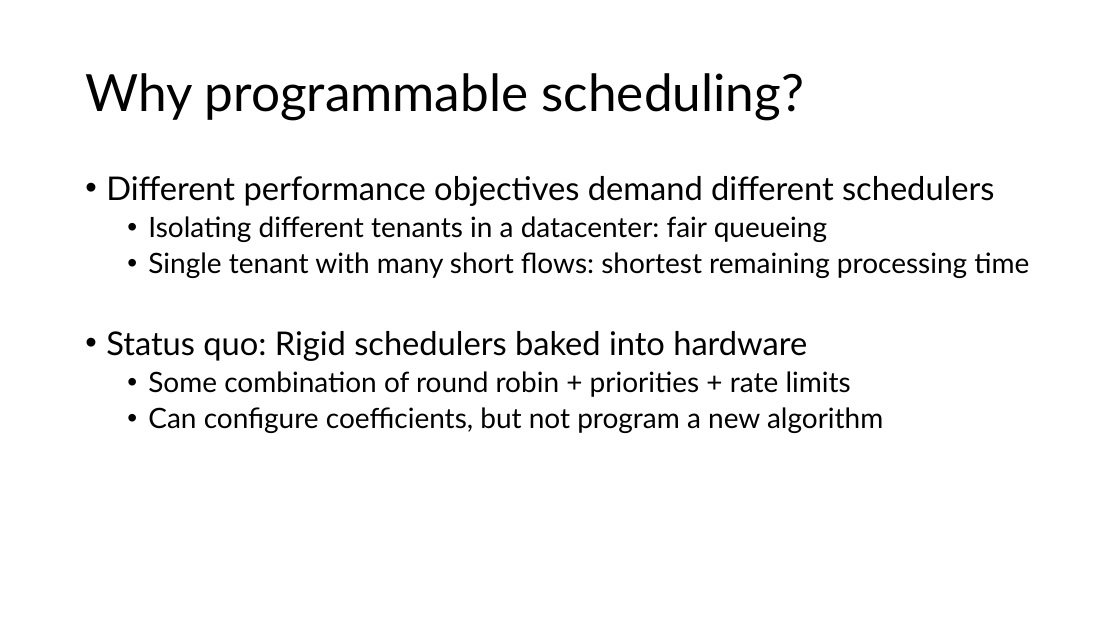
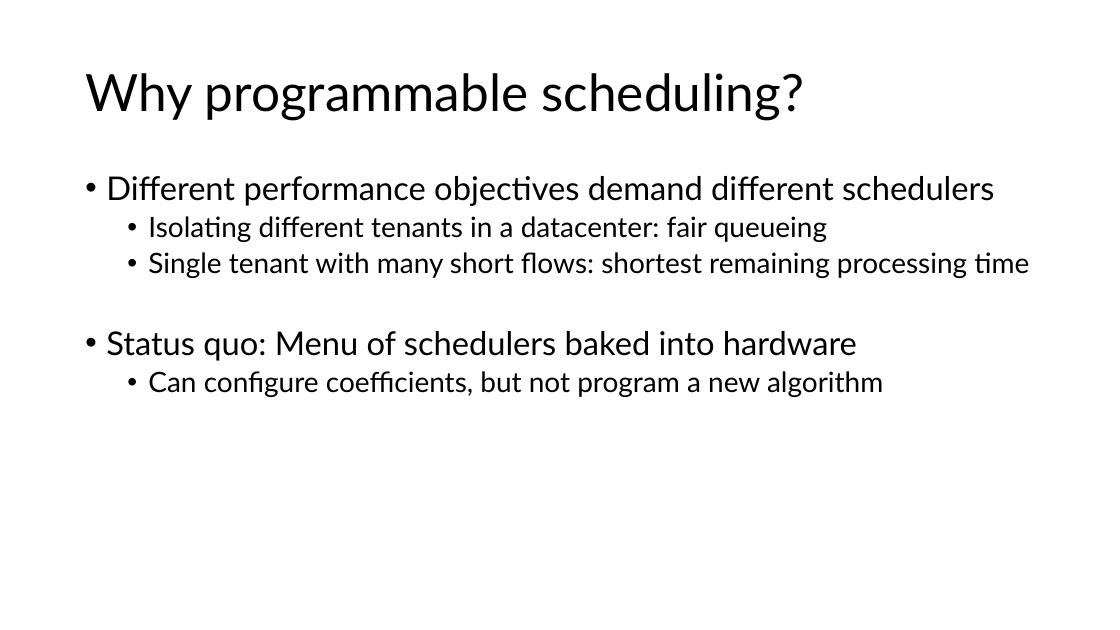
Before and after one commit to anirudhSK/pifo-domino-marple-ppts, a slide deck: slide 10 of combined_domino_pifo.pptx (slide 11 before the commit). Drawn at 1120x630 pixels with LibreOffice and Linux fonts; fonts in the diff are those of the drawing. Boxes give left, top, right and bottom in pixels: in the first picture for what was removed or moved away, otherwise in the second. Text is boxed around its words. In the diff, an @@ line names an element or a change of style, - is before the commit and + after.

```diff
--- a/combined_domino_pifo.pptx
+++ b/combined_domino_pifo.pptx
@@ text at [106,331,857,361]: text changed; size 24 to 28 pt @@
-• Status quo: Rigid schedulers baked into hardware
-  • Some combination of round robin + priorities + rate limits
+• Status quo: Menu of schedulers baked into hardware
```
Also in this commit, not shown: 4 other slides changed, 1 slide removed.
